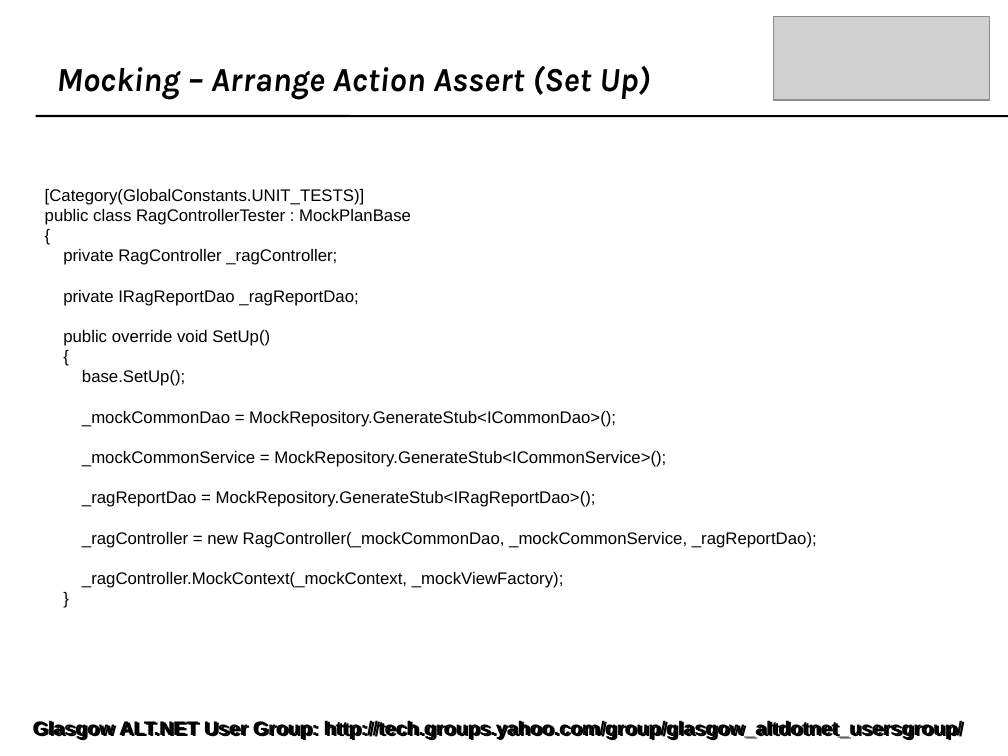
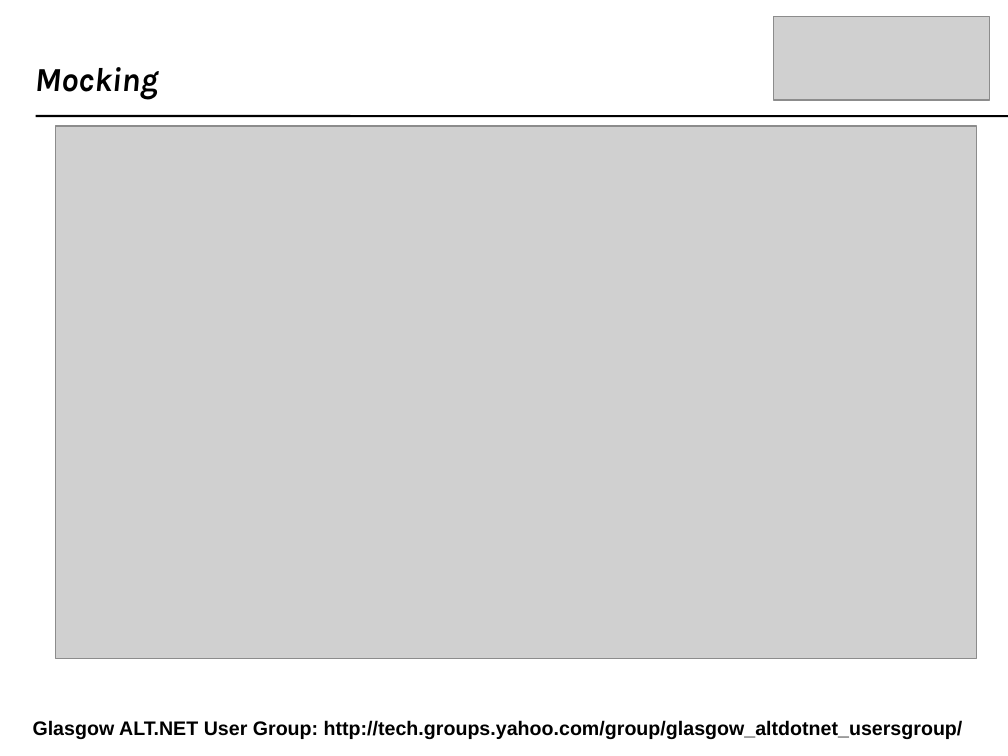
Before and after one commit to craignicol/scotaltdotnet, a slide deck: slide 51 of belfast/IOC-TDD-And Testability.ppt (slide 23 before the commit). Drawn at 1008x756 pixels with LibreOffice and Linux fonts; fonts in the diff are those of the drawing; grey boxes stand for pictures; background and template pictures are left out. Boxes give left, top, right and bottom in pixels: in the first picture for what was removed or moved away, otherwise in the second. Text is boxed around its words. In the diff, an @@ line names an element or a change of style, - is before the commit and + after.

Commit message:
IOC Talk updated

```diff
--- a/belfast/IOC-TDD-And Testability.ppt
+++ b/belfast/IOC-TDD-And Testability.ppt
@@ text added at (x1=35, y1=67, x2=158, y2=100), 24 pt, text #000000, bold, italic @@
+Mocking
@@ text removed at (x1=56, y1=66, x2=650, y2=100) @@
-Mocking – Arrange Action Assert (Set Up)
@@ picture added at (x1=55, y1=126, x2=977, y2=658) @@
@@ text removed at (x1=45, y1=189, x2=817, y2=588) @@
-[Category(GlobalConstants.UNIT_TESTS)]
-public class RagControllerTester : MockPlanBase
-{
-private RagController _ragController;
-private IRagReportDao _ragReportDao;
-public override void SetUp()
-{
-base.SetUp();
-_mockCommonDao = MockRepository.GenerateStub<ICommonDao>();
-_mockCommonService = MockRepository.GenerateStub<ICommonService>();
-_ragReportDao = MockRepository.GenerateStub<IRagReportDao>();
-_ragController = new RagController(_mockCommonDao, _mockCommonService, _ragReportDao);
-_ragController.MockContext(_mockContext, _mockViewFactory);
-}
@@ text removed at (x1=33, y1=720, x2=965, y2=740) @@
-Glasgow ALT.NET User Group: http://tech.groups.yahoo.com/group/glasgow_altdotnet_usersgroup/
```
Also in this commit, not shown: 19 other slides changed, 28 slides added, 7 slides removed, 1 other file.
